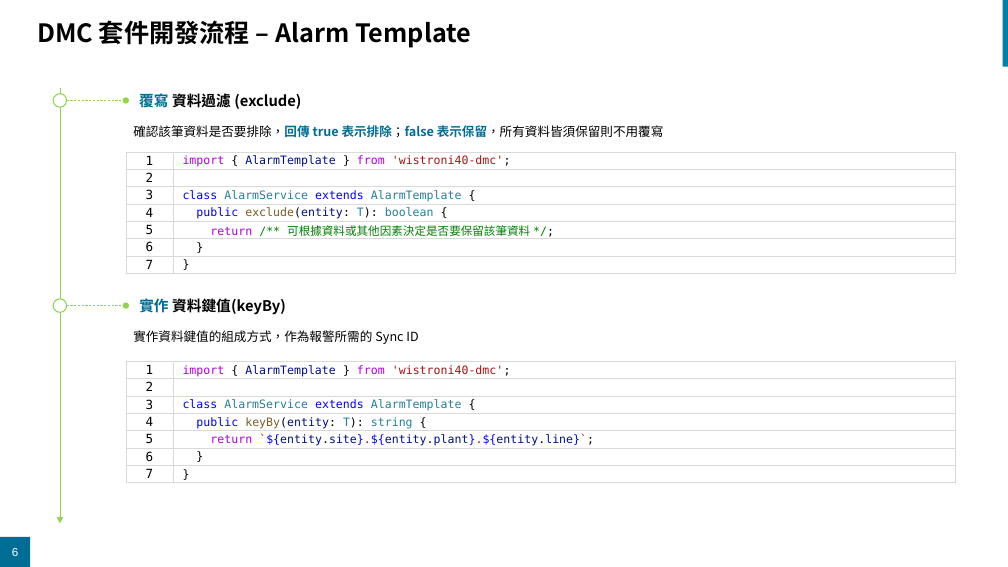
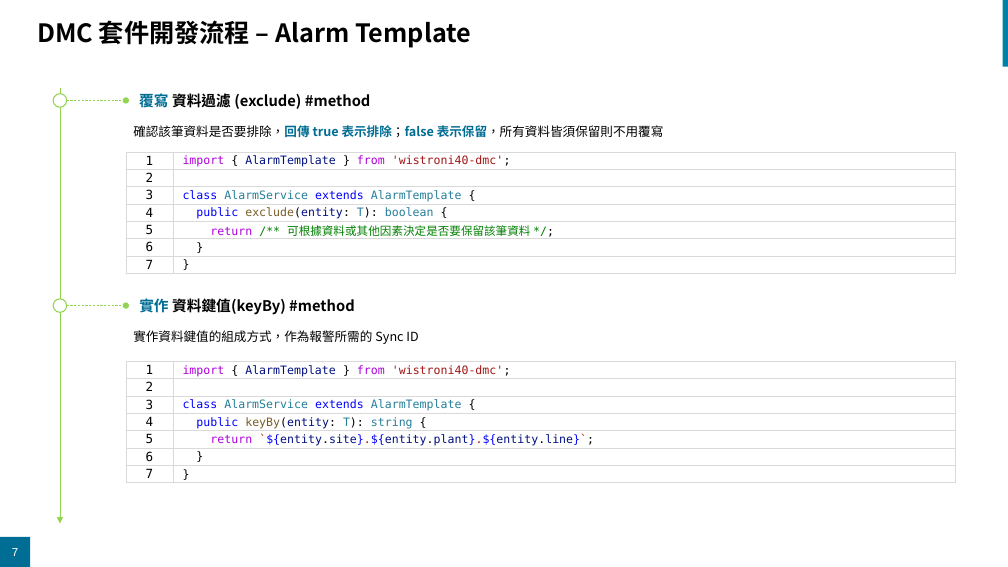
Before and after one commit to SteveLin100132/dmc, a slide deck: slide 7 of docs/architecture.pptx (slide 6 before the commit). Drawn at 1008x567 pixels with LibreOffice and Linux fonts; fonts in the diff are those of the drawing; background and template pictures are left out. Boxes give left, top, right and bottom in pixels: in the first picture for what was removed or moved away, otherwise in the second. Text is boxed around its words. In the diff, an @@ line names an element or a change of style, - is before the commit and + after.

```diff
--- a/docs/architecture.pptx
+++ b/docs/architecture.pptx
@@ text at (x1=139, y1=91, x2=371, y2=110): text changed @@
-覆寫 資料過濾 (exclude)
+覆寫 資料過濾 (exclude) #method
@@ text at (x1=139, y1=298, x2=355, y2=315): text changed @@
-實作 資料鍵值(keyBy)
+實作 資料鍵值(keyBy) #method
@@ page number at (x1=12, y1=548, x2=18, y2=556): text changed @@
-6
+7
```
Also in this commit, not shown: 9 other slides changed, 7 slides added.
